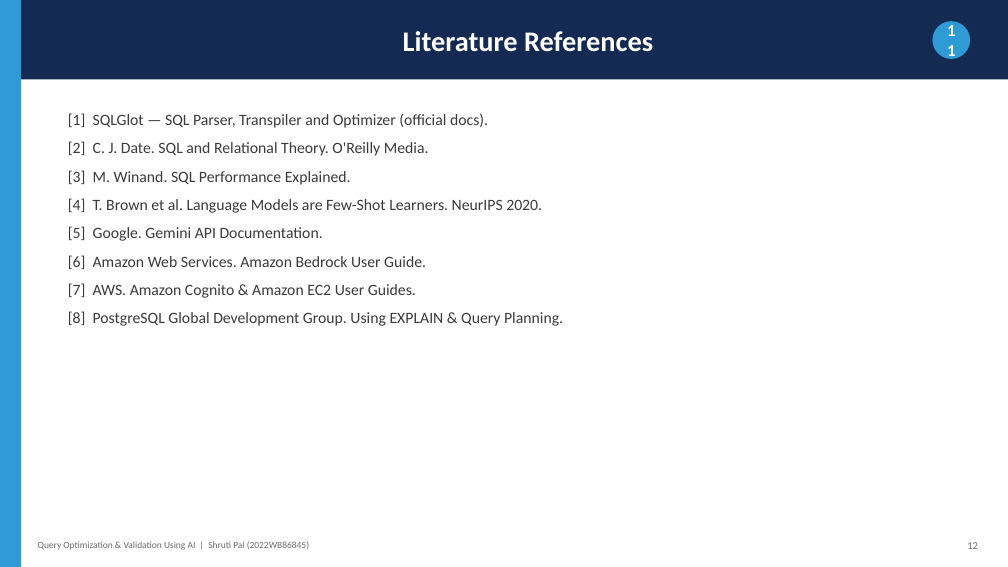
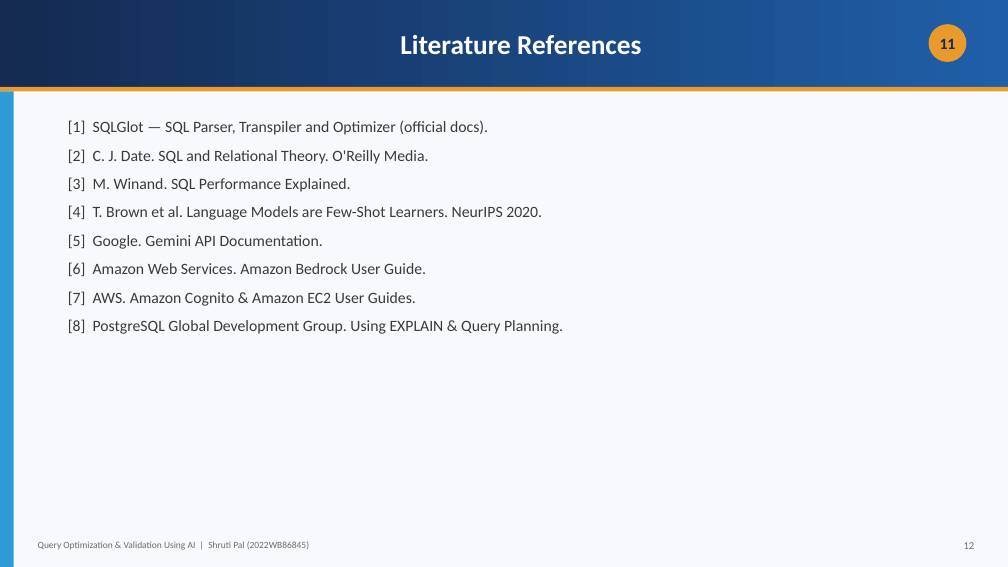
Before and after one commit to shreyanshx/AI-Query-Analyser-Validator, a slide deck: slide 13 of 2022wb86845 Dissertation Presentation.pptx. Drawn at 1008x567 pixels with LibreOffice and Linux fonts; fonts in the diff are those of the drawing. Boxes give left, top, right and bottom in pixels: in the first picture for what was removed or moved away, otherwise in the second. Text is boxed around its words. In the diff, an @@ line names an element or a change of style, - is before the commit and + after.

Commit message:
docs: redesign deck with gradient theme + image-based architecture/data-flow diagrams
Replace flat solid-colour slides with a gradient/layered theme and varied layouts. Architecture and data-flow diagrams are now rendered PNG images (embedded, not pptx shapes), with editable draw.io (.drawio) sources in assets/.

```diff
--- a/2022wb86845 Dissertation Presentation.pptx
+++ b/2022wb86845 Dissertation Presentation.pptx
@@ rectangle "Literature References": place and size @@
-rectangle "Literature References" at box(21, 0, 1008, 79)
+rectangle "Literature References" at box(0, 0, 1008, 87)
@@ rectangle "Literature References" at box(0, 0, 1008, 87): size 27 to 26 pt; fill #142A52 to gradient #142A52 to #1F5FA8 @@
@@ rectangle added at box(0, 0, 1008, 567), fill #F7FAFD @@
@@ ellipse "11": place and size @@
-ellipse "11" at box(932, 21, 970, 59)
+ellipse "11" at box(929, 24, 966, 62)
@@ ellipse "11" at box(929, 24, 966, 62): size 16 to 15 pt, text colour #FFFFFF to #142A52; fill #2E9BD6 to #E89A2B @@
@@ rectangle added at box(0, 87, 1008, 91), fill #E89A2B @@
@@ rectangle: place and size @@
-rectangle at box(0, 0, 21, 567)
+rectangle at box(0, 91, 14, 567)
@@ text "[1] SQLGlot — SQL Parser, ...": place and size @@
-text "[1] SQLGlot — SQL Parser, ..." at box(68, 113, 563, 326)
+text "[1] SQLGlot — SQL Parser, ..." at box(68, 120, 563, 334)
```
Also in this commit, not shown: 13 other slides changed, 4 other files.
